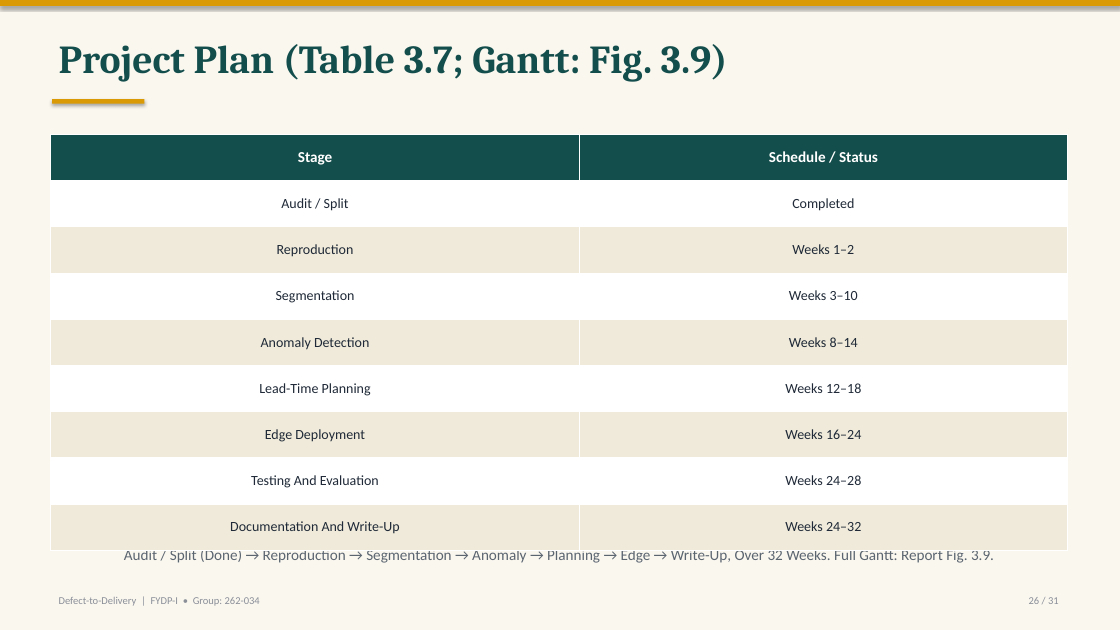
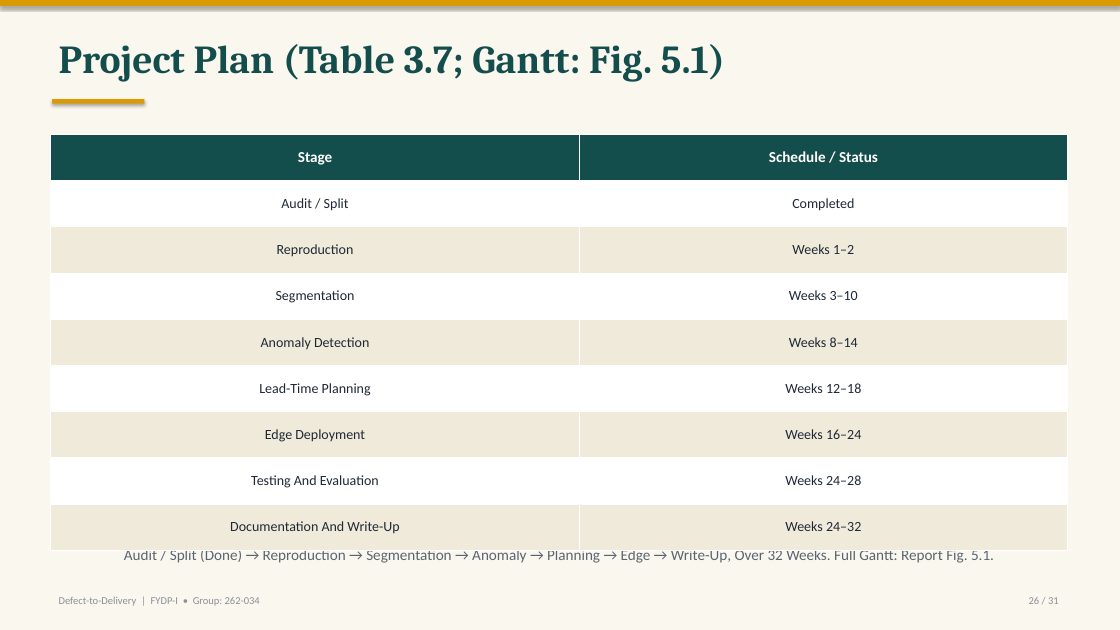
Before and after one commit to labib-ux/FYDP, a slide deck: slide 26 of slides/FYDP-I_Defect-to-Delivery.pptx. Drawn at 1120x630 pixels with LibreOffice and Linux fonts; fonts in the diff are those of the drawing. Boxes give left, top, right and bottom in pixels: in the first picture for what was removed or moved away, otherwise in the second. Text is boxed around its words. In the diff, an @@ line names an element or a change of style, - is before the commit and + after.

```diff
--- a/slides/FYDP-I_Defect-to-Delivery.pptx
+++ b/slides/FYDP-I_Defect-to-Delivery.pptx
@@ text at (x1=59, y1=44, x2=725, y2=82): text changed @@
-Project Plan (Table 3.7; Gantt: Fig. 3.9)
+Project Plan (Table 3.7; Gantt: Fig. 5.1)
@@ text at (x1=124, y1=551, x2=994, y2=563): text changed @@
-Audit / Split (Done) → Reproduction → Segmentation → Anomaly → Planning → Edge → Write-Up, Over 32 Weeks. Full Gantt: Report Fig. 3.9.
+Audit / Split (Done) → Reproduction → Segmentation → Anomaly → Planning → Edge → Write-Up, Over 32 Weeks. Full Gantt: Report Fig. 5.1.
```
Also in this commit, not shown: 8 other slides changed.
